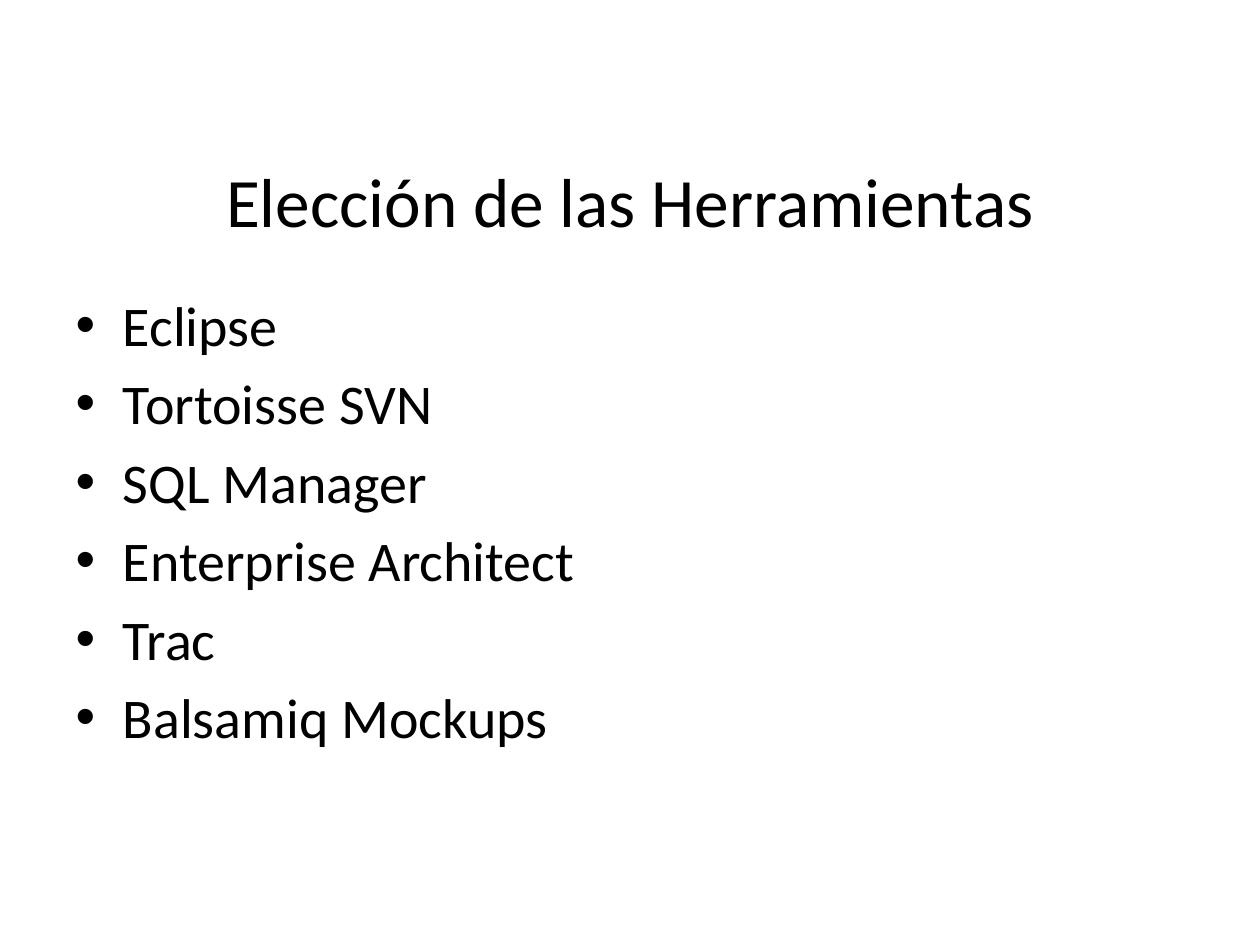
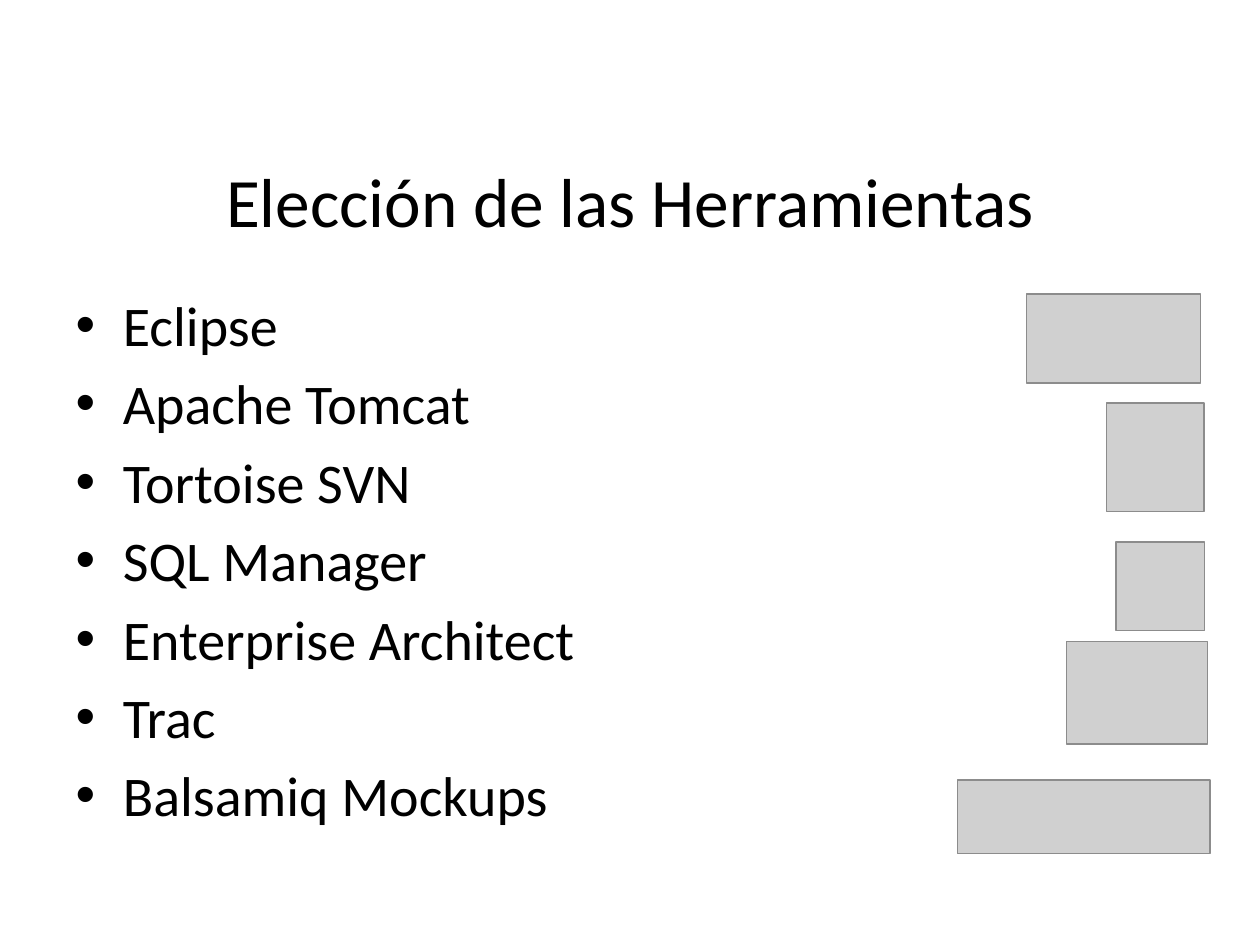
Before and after one commit to pedrohmolina/admin-ong, a slide deck: slide 19 of Documentacion/Presentacion/Presentacion Sirius.pptx. Drawn at 1260x945 pixels with LibreOffice and Linux fonts; fonts in the diff are those of the drawing; grey boxes stand for pictures; background and template pictures are left out. Boxes give left, top, right and bottom in pixels: in the first picture for what was removed or moved away, otherwise in the second. Text is boxed around its words. In the diff, an @@ line names an element or a change of style, - is before the commit and + after.

```diff
--- a/Documentacion/Presentacion/Presentacion Sirius.pptx
+++ b/Documentacion/Presentacion/Presentacion Sirius.pptx
@@ picture added at (x1=1027, y1=294, x2=1201, y2=383) @@
@@ text at (x1=123, y1=385, x2=470, y2=504): text changed @@
-• Tortoisse SVN
+• Apache Tomcat
+• Tortoise SVN
@@ picture added at (x1=1106, y1=403, x2=1205, y2=512) @@
@@ picture added at (x1=1116, y1=542, x2=1205, y2=630) @@
@@ picture added at (x1=1066, y1=641, x2=1207, y2=745) @@
@@ picture added at (x1=958, y1=780, x2=1211, y2=854) @@
```
Also in this commit, not shown: 3 other slides changed, 3 slides added, 1 slide removed.
